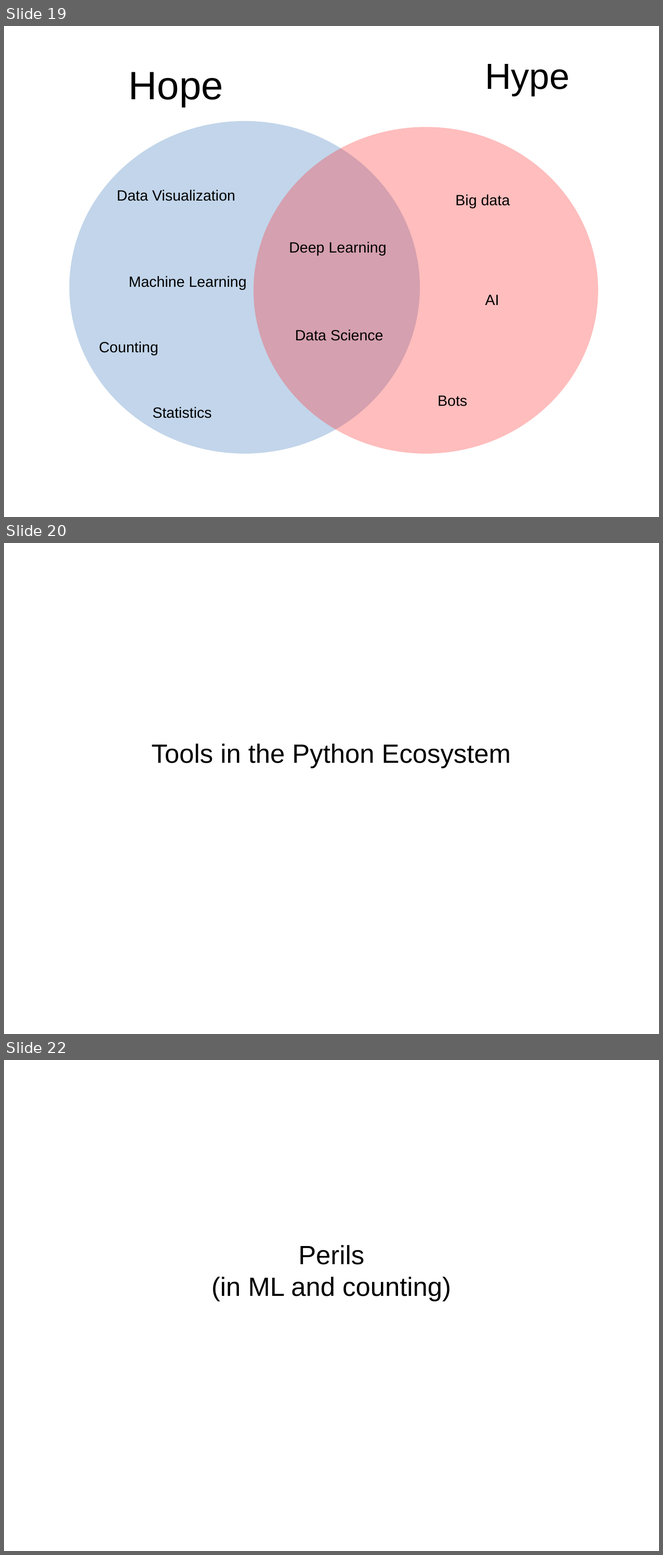
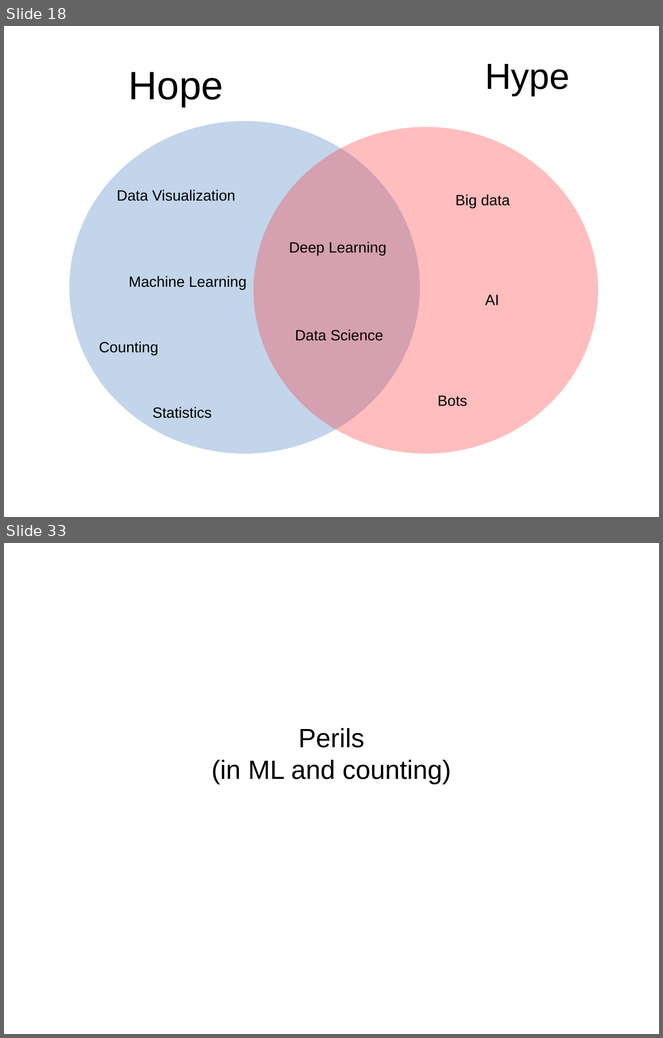
Before and after one commit to amueller/talks_odt, a slide deck: 2017/promises_and_perils_pyparis.odp. Shown one above the other, each under a label of ours: slides 19, 20 and 22 before the commit, slides 18 and 33 after it; the slides between them are not shown. The pictures are 663x1555 and 663x1038 pixels, drawn with LibreOffice and Linux fonts; fonts in the diff are those of the drawing. Boxes give left, top, right and bottom in pixels: in the first picture for what was removed or moved away, otherwise in the second. Text is boxed around its words. In the diff, an @@ line names an element or a change of style, - is before the commit and + after.

```diff
--- a/2017/promises_and_perils_pyparis.odp
+++ b/2017/promises_and_perils_pyparis.odp
@@ slide 20 removed at bbox=[4, 543, 659, 1034], background #FFFFFF @@
@@ subtitle removed at bbox=[152, 744, 511, 769] @@
-Tools in the Python Ecosystem
@@ what was slide 19 is now slide 18 @@
@@ what was slide 22 is now slide 33 @@
```
Also in this commit, not shown: 3 slides changed, 15 slides added, 8 other slides removed.
